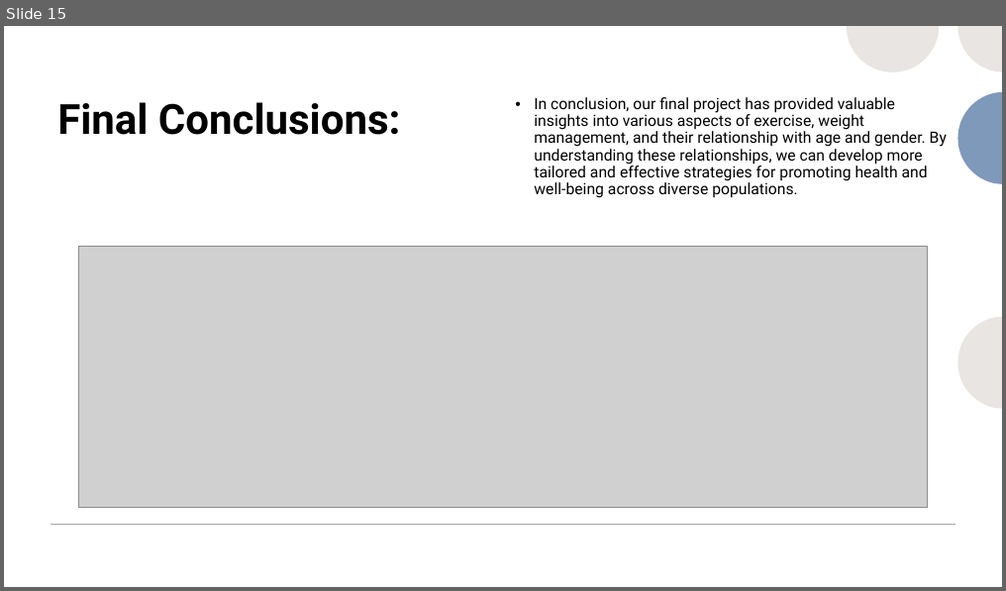
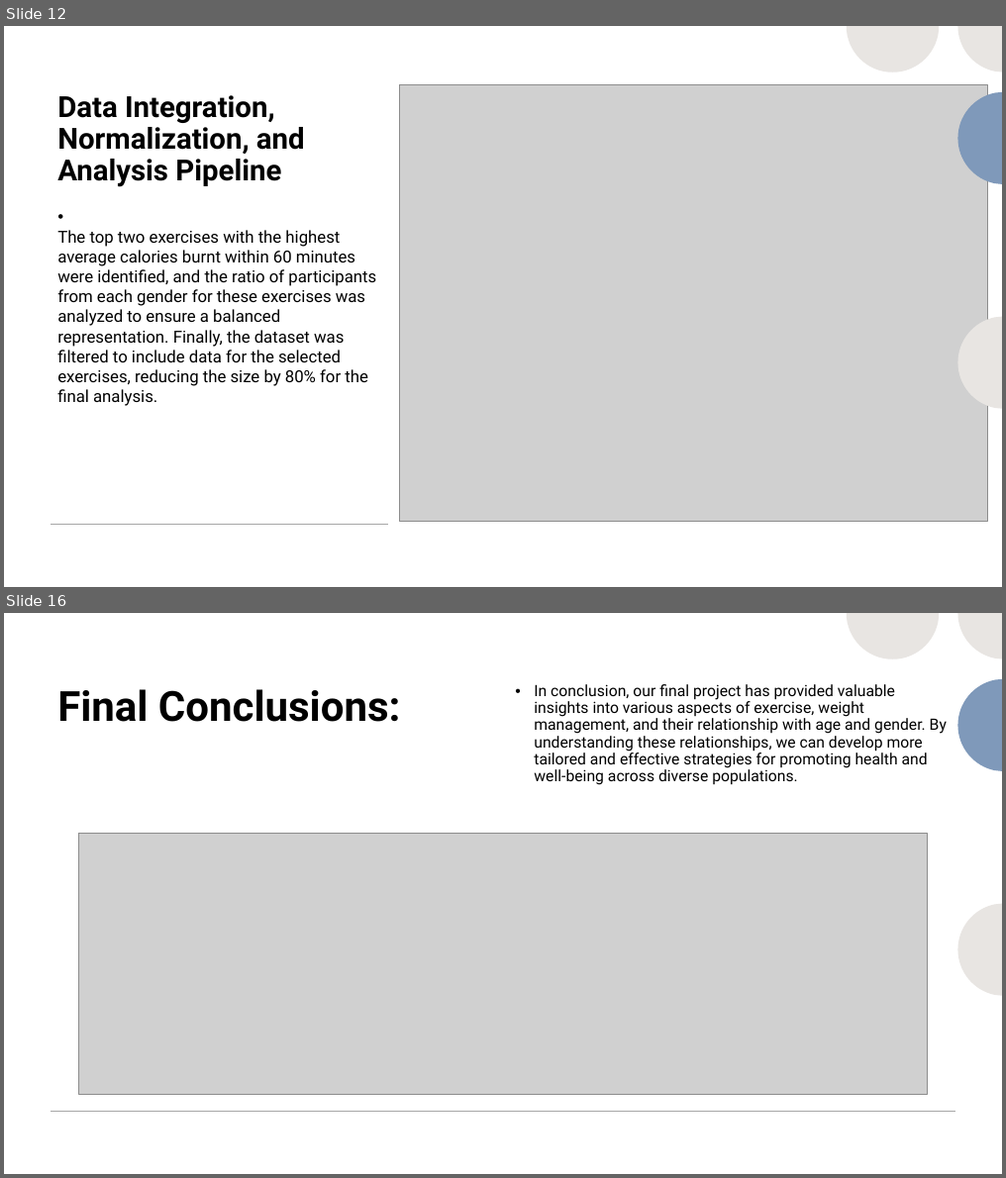
Before and after one commit to Zoouri/Project-3---Group-3, a slide deck: Presentation.pptx. Shown one above the other, each under a label of ours: slide 15 before the commit, slides 12 and 16 after it; the slides between them are not shown. The pictures are 1006x591 and 1006x1178 pixels, drawn with LibreOffice and Linux fonts; fonts in the diff are those of the drawing; grey boxes stand for pictures. Boxes give left, top, right and bottom in pixels: in the first picture for what was removed or moved away, otherwise in the second. Text is boxed around its words. In the diff, an @@ line names an element or a change of style, - is before the commit and + after.

```diff
--- a/Presentation.pptx
+++ b/Presentation.pptx
@@ slide 12 added at [4, 26, 1002, 587], background #FFFFFF; not listed: 2 template elements that a slide beside it also shows @@
@@ rectangle added at [4, 26, 1002, 587], fill #FFFFFF @@
@@ group added at [846, 26, 1002, 408]: 4 freeform shapes @@
@@ group added at [735, 26, 1002, 587]: 8 freeform shapes @@
@@ title added at [57, 95, 305, 187], 28 pt, text #000000, bold @@
+Data Integration, Normalization, and Analysis Pipeline
@@ picture added at [399, 85, 988, 522] @@
@@ text added at [57, 230, 376, 406], 16 pt, text #000000 @@
+• The top two exercises with the highest average calories burnt within 60 minutes were identified, and the ratio of participants from each gender for these exercises was analyzed to ensure a balanced representation. Finally, the dataset was filtered to include data for the selected exercises, reducing the size by 80% for the final analysis.
@@ line added from (51, 525) to (389, 525), #A6A6A6 1 pt @@
@@ what was slide 15 is now slide 16 @@
```
Also in this commit, not shown: 1 slide changed, 8 other slides added, 10 slides removed, 1 other file.
